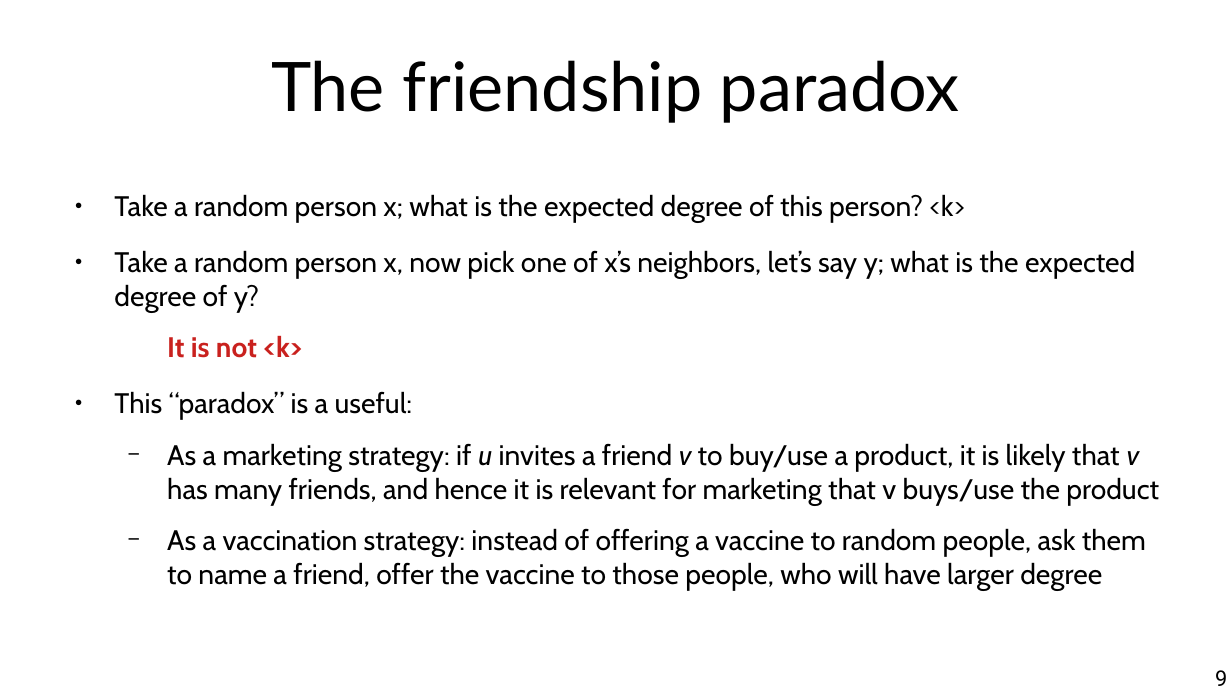
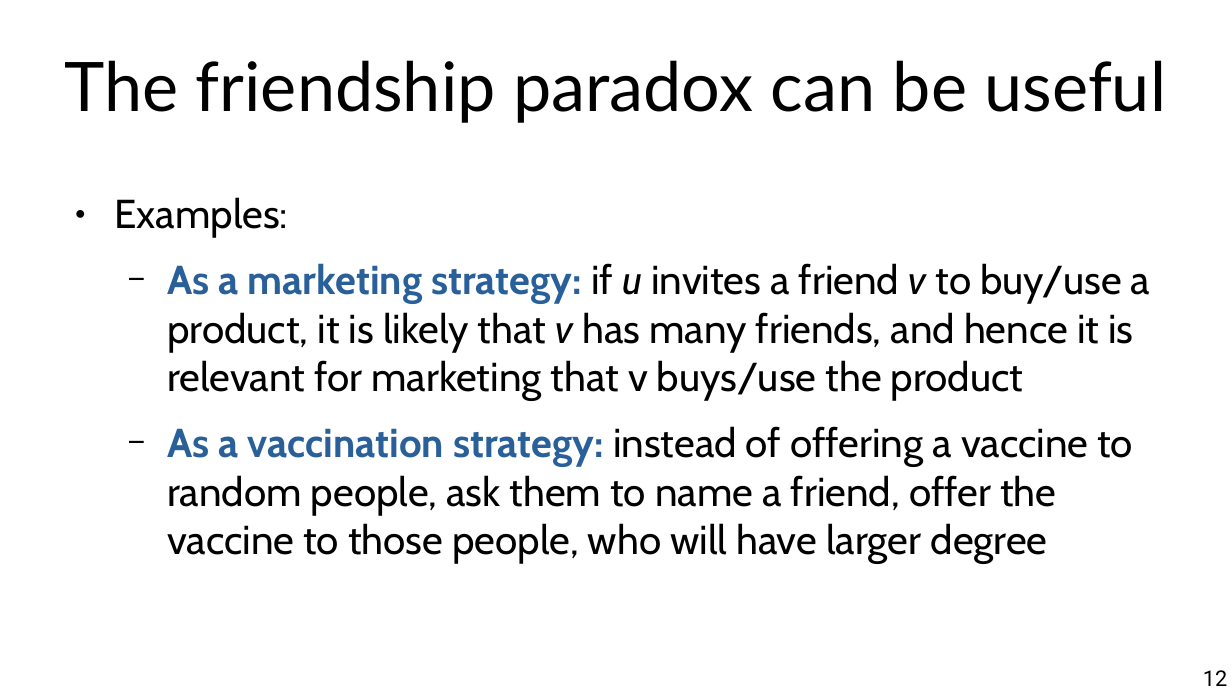
Before and after one commit to chatox/networks-science-course, a slide deck: slide 12 of theory/odp/tt15-friendship_paradox.odp (slide 9 before the commit). Drawn at 1232x693 pixels with LibreOffice and Linux fonts; fonts in the diff are those of the drawing. Boxes give left, top, right and bottom in pixels: in the first picture for what was removed or moved away, otherwise in the second. Text is boxed around its words. In the diff, an @@ line names an element or a change of style, - is before the commit and + after.

```diff
--- a/theory/odp/tt15-friendship_paradox.odp
+++ b/theory/odp/tt15-friendship_paradox.odp
@@ title at box(64, 60, 1167, 123): text changed @@
-The friendship paradox
+The friendship paradox can be useful
@@ text at box(114, 197, 288, 238): text changed; size 18.2 to 26 pt @@
-● Take a random person x; what is the expected degree of this person? <k>
-● Take a random person x, now pick one of x’s neighbors, let’s say y; what is the expected degree of y?
-  It is not <k>
-● This “paradox” is a useful:
+● Examples:
@@ text at box(167, 263, 1150, 564): size 18.2 to 26 pt; text colour #000000 to #2A6099, bold on in "As a marketing strategy:", "As a vaccination strategy:" @@
@@ page number at box(1203, 670, 1227, 686): text changed @@
-9
+12
```
Also in this commit, not shown: 3 other slides changed, 4 slides added, 1 slide removed, 5 other files.
